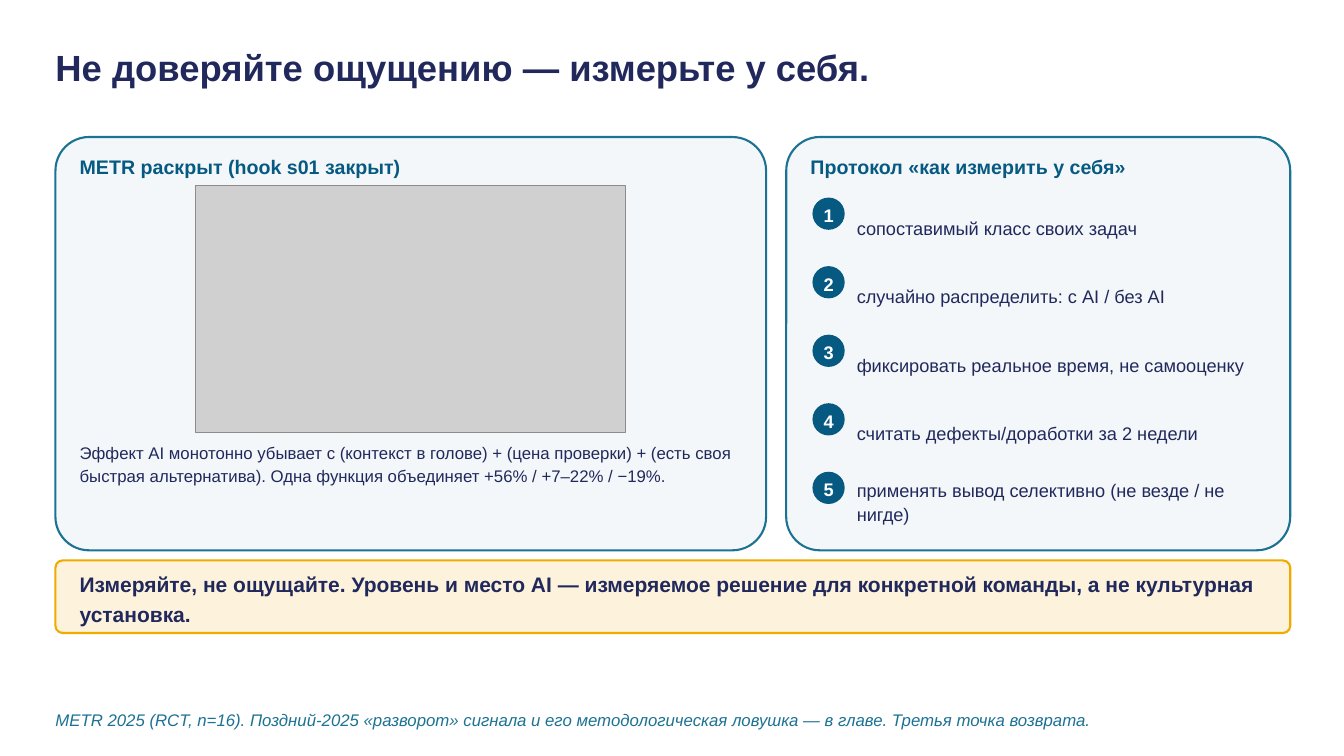
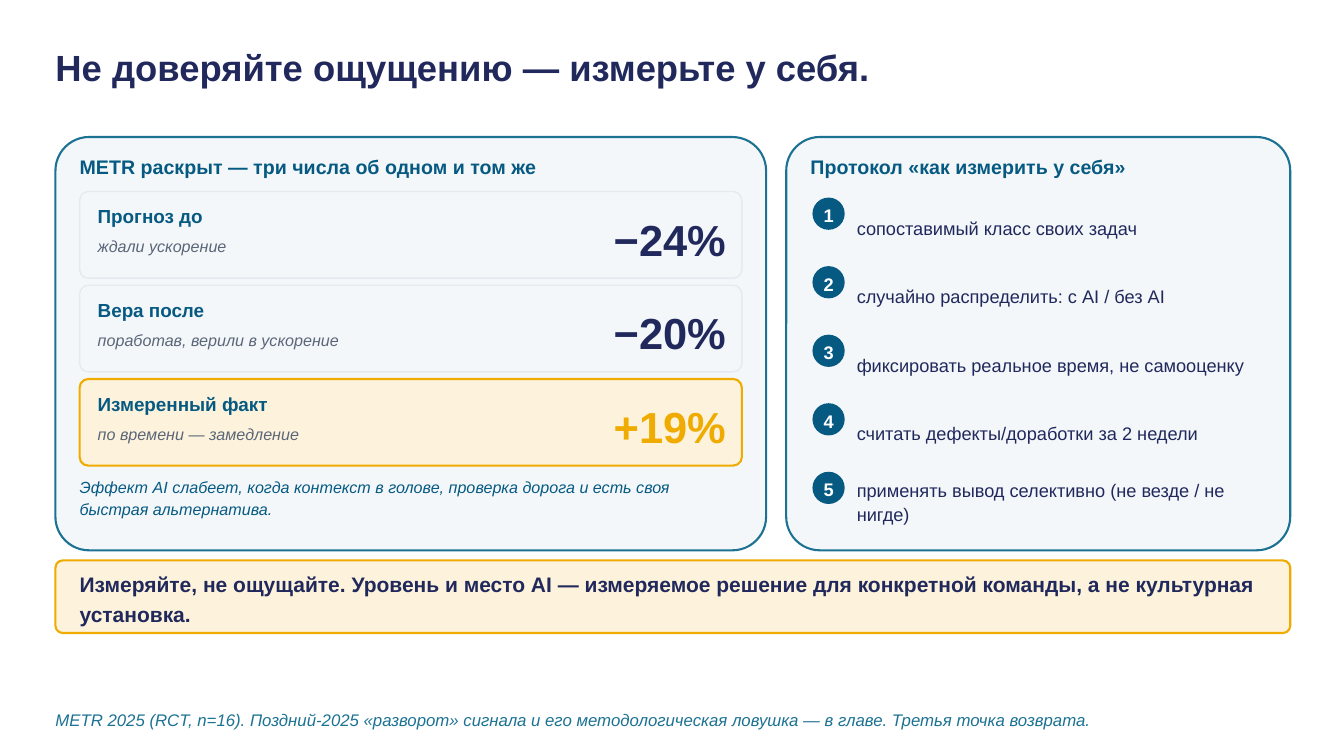
Before and after one commit to tellina-study/AI-usage-lessons, a slide deck: slide 17 of library/lectures/lec-04/rendered/lec-04.pptx. Drawn at 1344x756 pixels with LibreOffice and Linux fonts; fonts in the diff are those of the drawing; grey boxes stand for pictures. Boxes give left, top, right and bottom in pixels: in the first picture for what was removed or moved away, otherwise in the second. Text is boxed around its words. In the diff, an @@ line names an element or a change of style, - is before the commit and + after.

```diff
--- a/library/lectures/lec-04/rendered/lec-04.pptx
+++ b/library/lectures/lec-04/rendered/lec-04.pptx
@@ text at [80,159,536,178]: text changed @@
-METR раскрыт (hook s01 закрыт)
+METR раскрыт — три числа об одном и том же
@@ rounded rectangle added at [80,192,742,278], fill #F4F7FA, outline #E5EAF0 1 pt @@
@@ picture removed at [196,186,625,433] @@
@@ text added at [98,210,202,227], 13.5 pt, text #065A82, bold @@
+Прогноз до
@@ text added at [614,225,726,257], 31 pt, text #21295C, bold @@
+−24%
@@ text added at [98,240,226,256], 11.5 pt, text #5B6678, italic @@
+ждали ускорение
@@ rounded rectangle added at [80,285,742,372], fill #F4F7FA, outline #E5EAF0 1 pt @@
@@ text added at [98,304,204,321], 13.5 pt, text #065A82, bold @@
+Вера после
@@ text added at [614,318,726,350], 31 pt, text #21295C, bold @@
+−20%
@@ text added at [98,334,338,350], 11.5 pt, text #5B6678, italic @@
+поработав, верили в ускорение
@@ rounded rectangle added at [80,379,742,466], fill #FDF3DC, outline #F0AB00 1.5 pt @@
@@ text added at [98,397,268,415], 13.5 pt, text #065A82, bold @@
+Измеренный факт
@@ text added at [614,412,726,444], 31 pt, text #F0AB00, bold @@
++19%
@@ text added at [98,428,299,444], 11.5 pt, text #5B6678, italic @@
+по времени — замедление
@@ text at [80,481,669,519]: text changed; size 12 to 11.5 pt; text colour #21295C to #065A82; italic on @@
-Эффект AI монотонно убывает с (контекст в голове) + (цена проверки) + (есть своя быстрая альтернатива). Одна функция объединяет +56% / +7–22% / −19%.
+Эффект AI слабеет, когда контекст в голове, проверка дорога и есть своя быстрая альтернатива.
```
Also in this commit, not shown: 23 other slides changed, 2 slides added, 2 slides removed, 9 other files.
